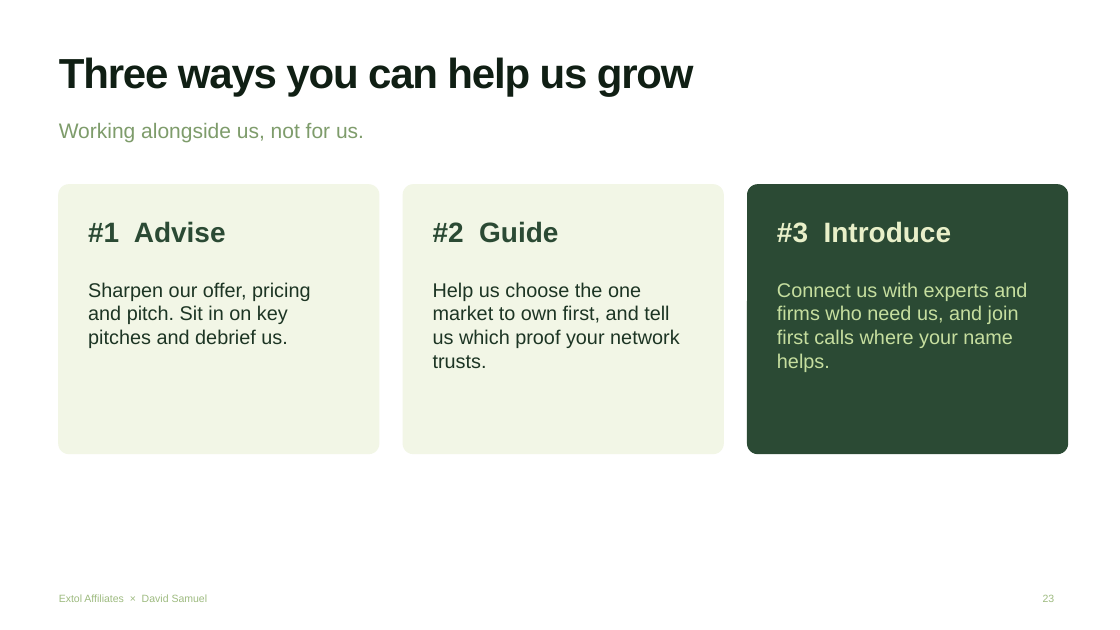
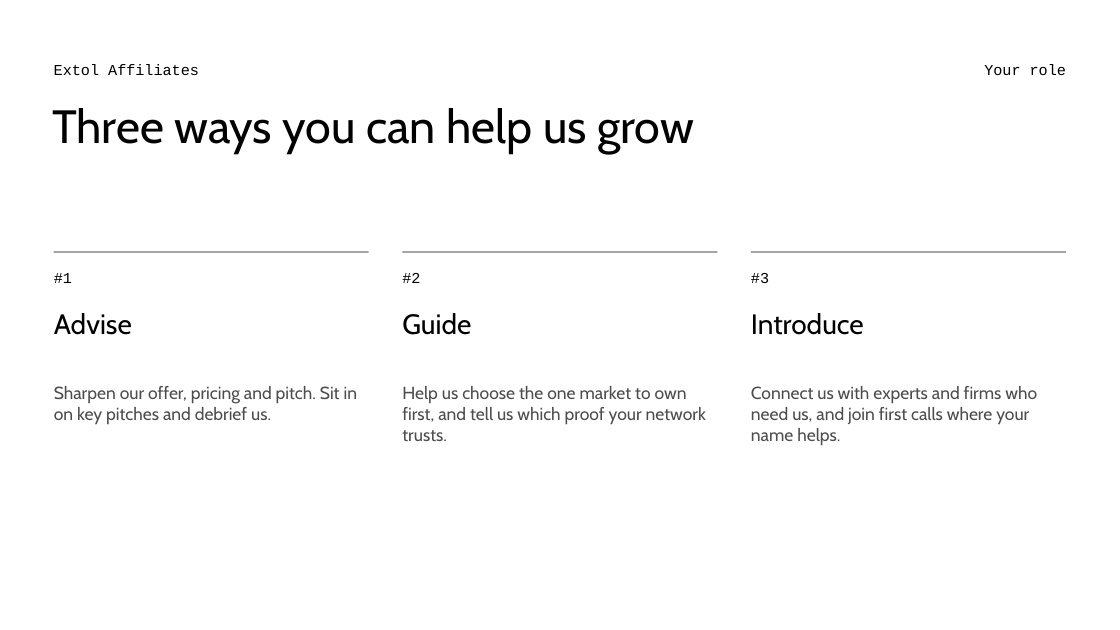
Before and after one commit to extolaffiliates/sales, a slide deck: slide 23 of decks/david-samuel/Extol-x-David-Samuel-Pitch-Style.pptx. Drawn at 1120x630 pixels with LibreOffice and Linux fonts; fonts in the diff are those of the drawing. Boxes give left, top, right and bottom in pixels: in the first picture for what was removed or moved away, otherwise in the second. Text is boxed around its words. In the diff, an @@ line names an element or a change of style, - is before the commit and + after.

```diff
--- a/decks/david-samuel/Extol-x-David-Samuel-Pitch-Style.pptx
+++ b/decks/david-samuel/Extol-x-David-Samuel-Pitch-Style.pptx
@@ text added at [54, 64, 199, 75], 13 pt, text #000000 @@
+Extol Affiliates
@@ text added at [984, 64, 1066, 75], 13 pt, text #000000 @@
+Your role
@@ text "Three ways you can help ...": place and size @@
-text "Three ways you can help ..." at [59, 57, 694, 96]
+text "Three ways you can help ..." at [52, 108, 694, 154]
@@ text "Three ways you can help ..." at [52, 108, 694, 154]: size 36 to 40 pt, font Arial to Cabin, text colour #101F14 to #000000, letter spacing -1 to 0 pt, bold off; line spacing 1 to 0.95 @@
@@ text removed at [59, 123, 364, 143] @@
-Working alongside us, not for us.
@@ rounded rectangle removed at [59, 185, 379, 454] @@
@@ rounded rectangle removed at [403, 185, 723, 454] @@
@@ rounded rectangle removed at [748, 185, 1068, 454] @@
@@ line added from (54, 252) to (369, 252), #000000 0.75 pt @@
@@ line added from (402, 252) to (718, 252), #000000 0.75 pt @@
@@ line added from (751, 252) to (1066, 252), #000000 0.75 pt @@
@@ text at [54, 273, 72, 283]: text changed; size 24 to 13 pt; font Arial to Courier New; text colour #2B4A34 to #000000; bold off @@
-#1 Advise
+#1
@@ text at [402, 273, 420, 283]: text changed; size 24 to 13 pt; font Arial to Courier New; text colour #2B4A34 to #000000; bold off @@
-#2 Guide
+#2
@@ text at [751, 273, 769, 283]: text changed; size 24 to 13 pt; font Arial to Courier New; text colour #E9F0C9 to #000000; bold off @@
-#3 Introduce
+#3
@@ text added at [54, 313, 132, 335], 24 pt, text #000000 @@
+Advise
@@ text added at [402, 313, 471, 335], 24 pt, text #000000 @@
+Guide
@@ text added at [751, 313, 864, 335], 24 pt, text #000000 @@
+Introduce
@@ text "Sharpen our offer, pricing and ..." at [54, 386, 357, 425]: size 17 to 15 pt, font Arial to Cabin, text colour #1D3524 to #4D4D4D @@
@@ text "Sharpen our offer, pricing and ...": place and size @@
-text "Sharpen our offer, pricing and ..." at [88, 282, 310, 348]
+text "Sharpen our offer, pricing and ..." at [54, 386, 357, 425]
@@ text "Help us choose the one ...": place and size @@
-text "Help us choose the one ..." at [433, 282, 680, 368]
+text "Help us choose the one ..." at [402, 386, 706, 441]
@@ text "Help us choose the one ..." at [402, 386, 706, 441]: size 17 to 15 pt, font Arial to Cabin, text colour #1D3524 to #4D4D4D @@
@@ text "Connect us with experts and ...": place and size @@
-text "Connect us with experts and ..." at [777, 282, 1027, 372]
+text "Connect us with experts and ..." at [751, 386, 1037, 446]
@@ text "Connect us with experts and ..." at [751, 386, 1037, 446]: size 17 to 15 pt, font Arial to Cabin, text colour #C6DE9F to #4D4D4D @@
@@ text removed at [59, 594, 208, 602] @@
-Extol Affiliates × David Samuel
@@ page number removed at [1043, 595, 1055, 602] @@
-23
```
Also in this commit, not shown: 20 other slides changed, 6 slides added, 6 slides removed, 2 other files.
